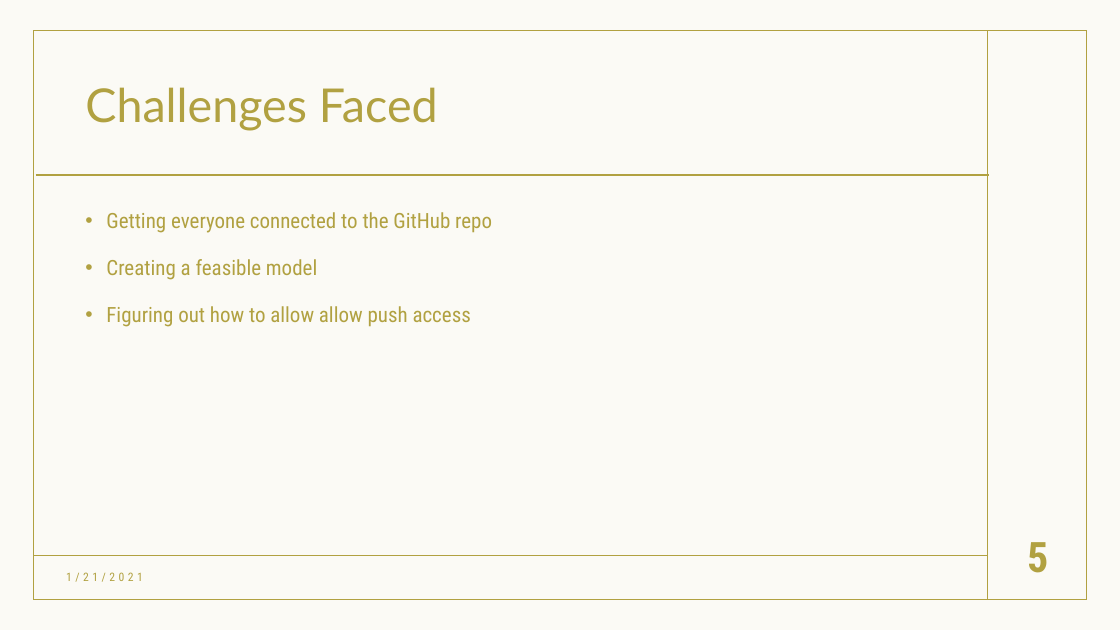
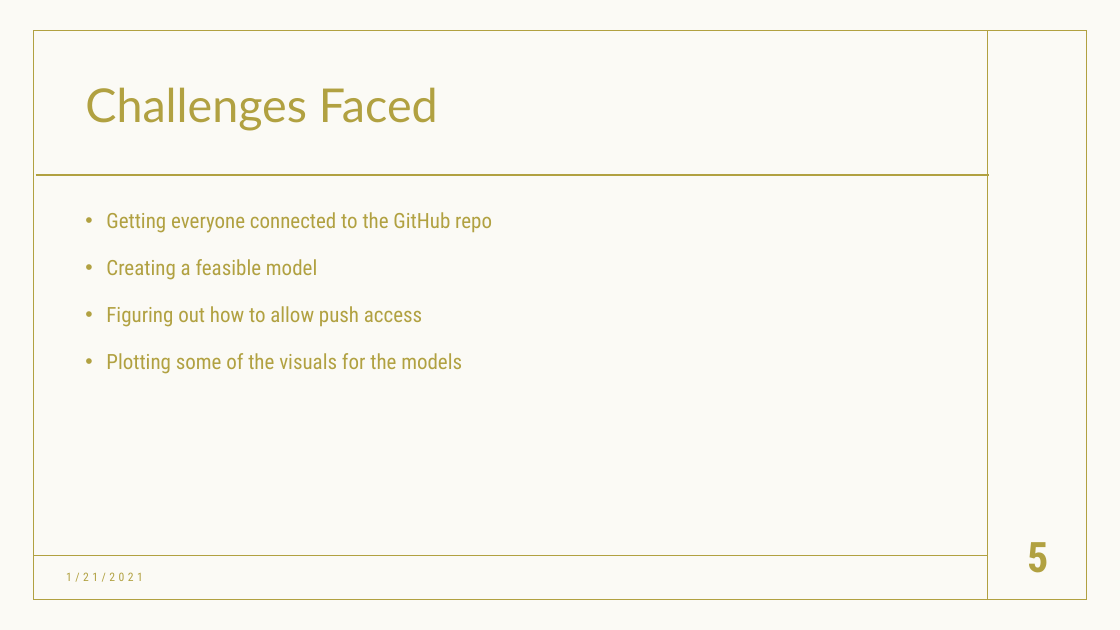
Before and after one commit to Inceptix/CIS-4496-Project1, a slide deck: slide 5 of Lab 1.pptx. Drawn at 1120x630 pixels with LibreOffice and Linux fonts; fonts in the diff are those of the drawing. Boxes give left, top, right and bottom in pixels: in the first picture for what was removed or moved away, otherwise in the second. Text is boxed around its words. In the diff, an @@ line names an element or a change of style, - is before the commit and + after.

Commit message:
updated slides

```diff
--- a/Lab 1.pptx
+++ b/Lab 1.pptx
@@ text at [106,306,462,374]: text changed @@
-• Figuring out how to allow allow push access
+• Figuring out how to allow push access
+• Plotting some of the visuals for the models
```
Also in this commit, not shown: 1 other slide changed, 2 other files.
